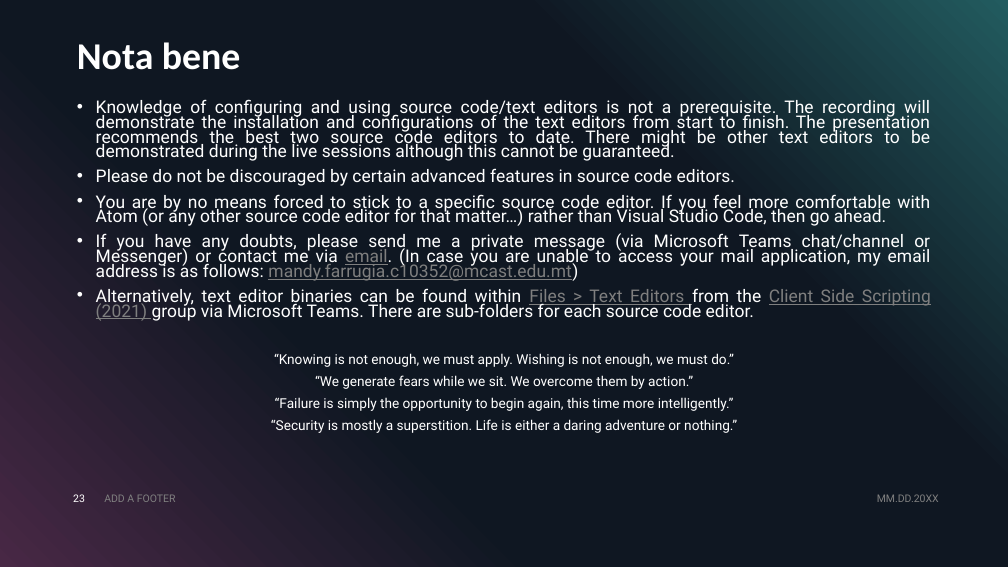
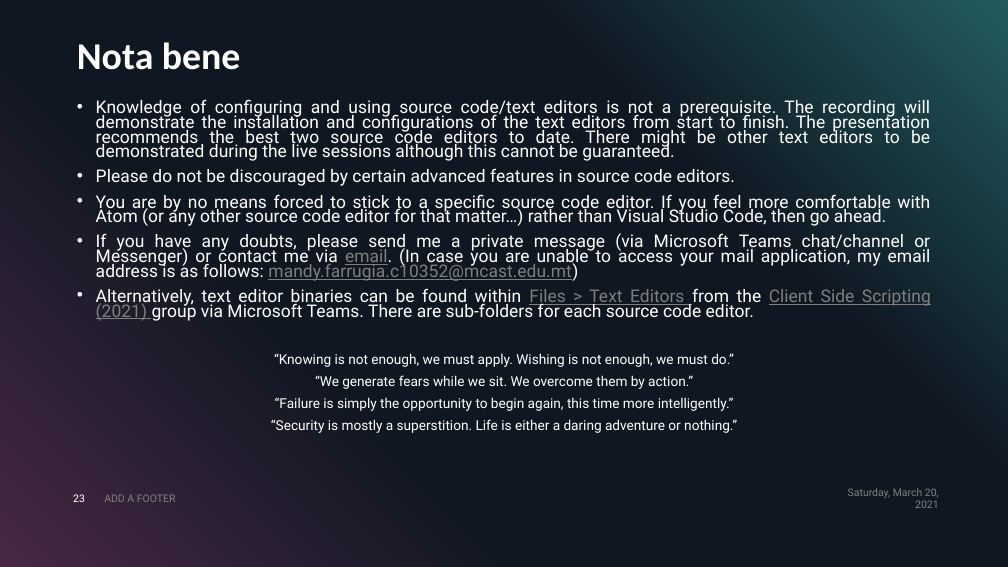
Before and after one commit to mandyfarrugia2001/webdevtuts, a slide deck: slide 23 of Presentations/3. Installing text editors.pptx. Drawn at 1008x567 pixels with LibreOffice and Linux fonts; fonts in the diff are those of the drawing. Boxes give left, top, right and bottom in pixels: in the first picture for what was removed or moved away, otherwise in the second. Text is boxed around its words. In the diff, an @@ line names an element or a change of style, - is before the commit and + after.

```diff
--- a/Presentations/3. Installing text editors.pptx
+++ b/Presentations/3. Installing text editors.pptx
@@ text at (848,488,939,508): text changed @@
-MM.DD.20XX
+Saturday, March 20, 2021
```
